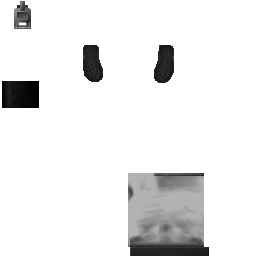
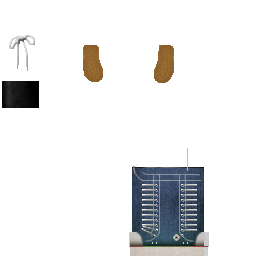
Comparing the layer stacks of the two 256 × 256 images. Changes:
added group "sneakers_allstarblue2" with 2 layers above "shoes_white" over (2, 35, 209, 256)
added layer "图层 1" in group "sneakers_allstarblue2" over (2, 35, 209, 256)
renamed "boots_white1" to "boots_gray", hid the group it (2 layers) over (2, 1, 209, 256)
